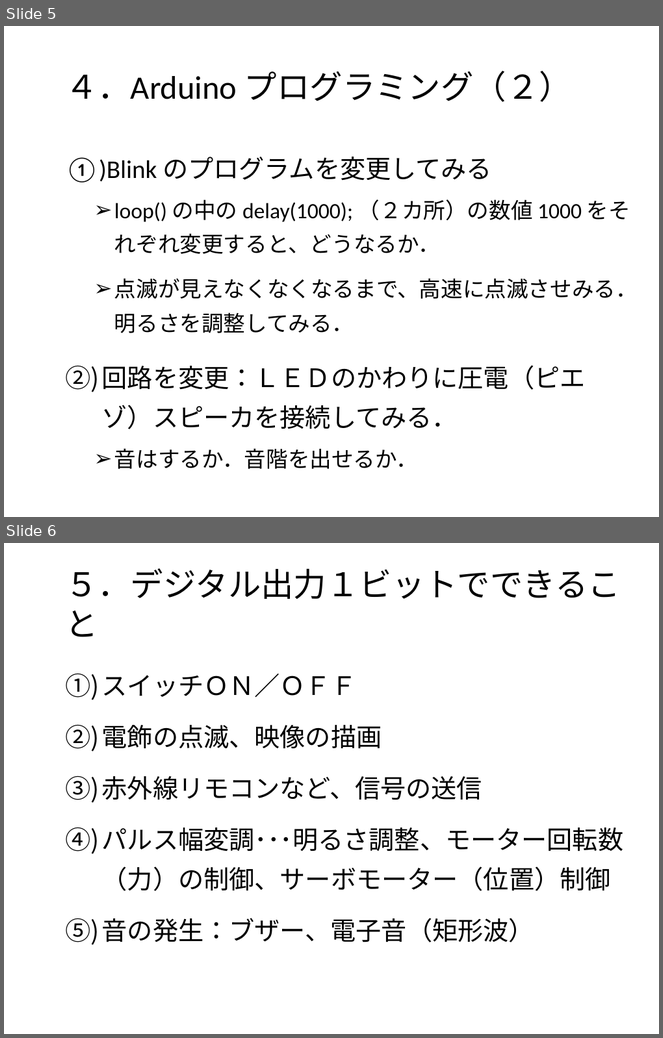
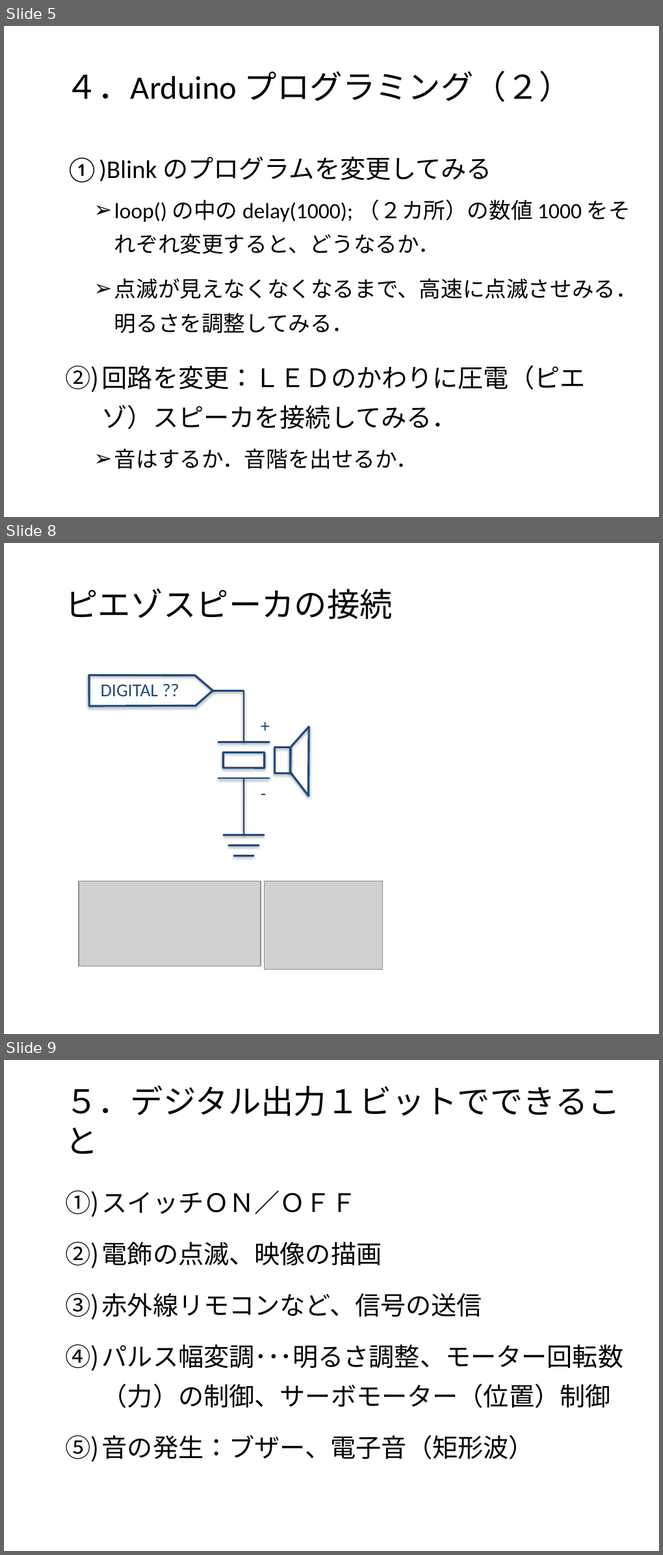
Before and after one commit to MatsK/Courses, a slide deck: CS2/Arduino入門：Arduino IDE 言語篇.pptx. Shown one above the other, each under a label of ours: slides 5 and 6 before the commit, slides 5, 8 and 9 after it; the slides between them are not shown. The pictures are 663x1038 and 663x1555 pixels, drawn with LibreOffice and Linux fonts; fonts in the diff are those of the drawing; grey boxes stand for pictures; background and template pictures are left out. Boxes give left, top, right and bottom in pixels: in the first picture for what was removed or moved away, otherwise in the second. Text is boxed around its words. In the diff, an @@ line names an element or a change of style, - is before the commit and + after.

```diff
--- a/CS2/Arduino入門：Arduino IDE 言語篇.pptx
+++ b/CS2/Arduino入門：Arduino IDE 言語篇.pptx
@@ slide 8 added at (4, 543, 659, 1034), background picture (left out) @@
@@ title added at (65, 589, 393, 619), 36 pt, text #000000 @@
+ピエゾスピーカの接続
@@ group added at (89, 676, 309, 856): 11 lines, 3 freeform shapes, 3 texts, 1 rectangle @@
+DIGITAL ??
++
+-
@@ picture added at (79, 882, 261, 967) @@
@@ picture added at (265, 882, 383, 970) @@
@@ what was slide 6 is now slide 9 @@
```
Also in this commit, not shown: 6 slides changed, 6 other slides added, 2 other files.
